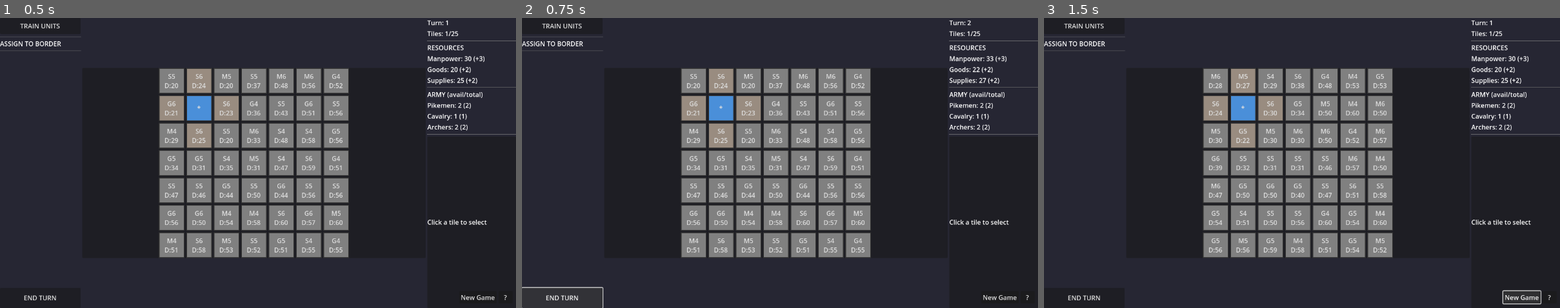
Above: before the commit, frames 1-3 (left to right).
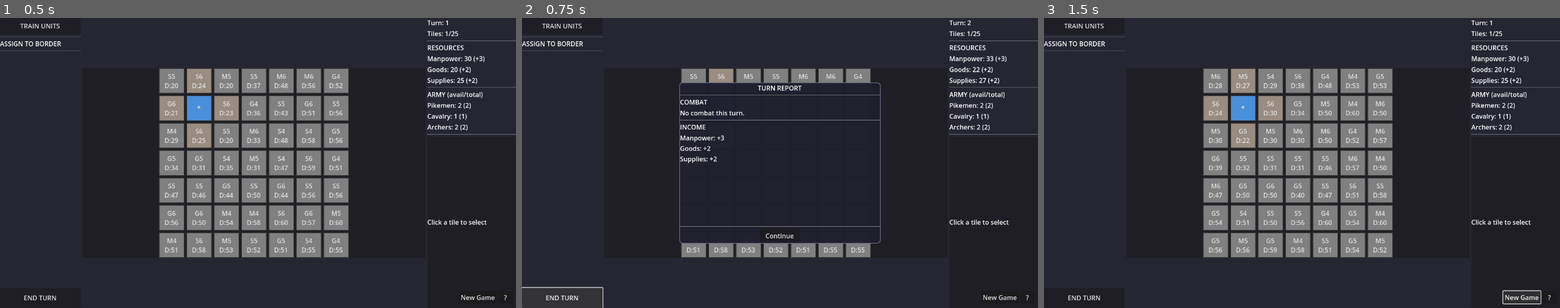
Above: after the commit, the same moments.

Repository: zoltan-szabo-boz/strategic-wars
Game: Godot game, scene res://scenes/main.tscn
Two runs of this game, one before a commit and one after it. Both use one fixed random seed, a clock stepped at 60 frames per second and the inputs below.
Inputs:
- Up to frame 1 (0.5 s): no input
- Up to frame 2 (0.75 s): click "END TURN" at 0.5 s
- Up to frame 3 (1.5 s): click "New Game" at 1.25 s

Frame 1 is identical in both runs. In frame 2, 17% of the frame differs, in the area x 30-70%, y 22-78%; in frame 3, nothing differs.

Commit message:
add: gitignore, add: turn result window

Diff:
--- a/scenes/main.tscn
+++ b/scenes/main.tscn
@@ -474,3 +474,67 @@
 custom_minimum_size = Vector2(100, 35)
 layout_mode = 2
 text = "Confirm"
+
+[node name="TurnReportPanel" type="PanelContainer" parent="."]
+visible = false
+layout_mode = 1
+anchors_preset = 8
+anchor_left = 0.5
+anchor_top = 0.5
+anchor_right = 0.5
+anchor_bottom = 0.5
+offset_left = -250.0
+offset_top = -200.0
+offset_right = 250.0
+offset_bottom = 200.0
+grow_horizontal = 2
+grow_vertical = 2
+theme_override_styles/panel = SubResource("StyleBoxFlat_training")
+
+[node name="VBox" type="VBoxContainer" parent="TurnReportPanel"]
+layout_mode = 2
+
+[node name="TitleLabel" type="Label" parent="TurnReportPanel/VBox"]
+layout_mode = 2
+text = "TURN REPORT"
+horizontal_alignment = 1
+
+[node name="Separator1" type="HSeparator" parent="TurnReportPanel/VBox"]
+layout_mode = 2
+
+[node name="ScrollContainer" type="ScrollContainer" parent="TurnReportPanel/VBox"]
+custom_minimum_size = Vector2(0, 300)
+layout_mode = 2
+size_flags_vertical = 3
+
+[node name="ReportContent" type="VBoxContainer" parent="TurnReportPanel/VBox/ScrollContainer"]
+layout_mode = 2
+size_flags_horizontal = 3
+
+[node name="CombatLabel" type="Label" parent="TurnReportPanel/VBox/ScrollContainer/ReportContent"]
+layout_mode = 2
+text = "COMBAT"
+
+[node name="CombatReport" type="Label" parent="TurnReportPanel/VBox/ScrollContainer/ReportContent"]
+layout_mode = 2
+text = "No combat this turn."
+
+[node name="Separator2" type="HSeparator" parent="TurnReportPanel/VBox/ScrollContainer/ReportContent"]
+layout_mode = 2
+
+[node name="IncomeLabel" type="Label" parent="TurnReportPanel/VBox/ScrollContainer/ReportContent"]
+layout_mode = 2
+text = "INCOME"
+
+[node name="IncomeReport" type="Label" parent="TurnReportPanel/VBox/ScrollContainer/ReportContent"]
+layout_mode = 2
+text = "Resources gained this turn."
+
+[node name="Separator3" type="HSeparator" parent="TurnReportPanel/VBox"]
+layout_mode = 2
+
+[node name="CloseReportBtn" type="Button" parent="TurnReportPanel/VBox"]
+custom_minimum_size = Vector2(100, 35)
+layout_mode = 2
+size_flags_horizontal = 4
+text = "Continue"
--- a/scripts/main.gd
+++ b/scripts/main.gd
@@ -45,6 +45,16 @@
 # Draft state for training
 var draft_units: Dictionary = {"pikemen": 0, "cavalry": 0, "archers": 0}
 
+# Turn report panel
+var turn_report_panel: PanelContainer
+var combat_report_label: Label
+var income_report_label: Label
+var close_report_btn: Button
+
+# Turn report data
+var turn_combat_results: Array = []  # Array of combat result dictionaries
+var turn_income: Dictionary = {"manpower": 0, "goods": 0, "supplies": 0}
+
 # Assignment panel
 var assign_panel: VBoxContainer
 var pike_slider: HSlider
@@ -132,6 +142,12 @@
 	archer_minus_btn = get_node_or_null("TrainingPanel/VBox/UnitsContainer/ArcherRow/ArcherControls/ArcherMinus")
 	cancel_training_btn = get_node_or_null("TrainingPanel/VBox/ButtonsHBox/CancelTrainingBtn")
 	confirm_training_btn = get_node_or_null("TrainingPanel/VBox/ButtonsHBox/ConfirmTrainingBtn")
+
+	# Turn report panel
+	turn_report_panel = get_node_or_null("TurnReportPanel")
+	combat_report_label = get_node_or_null("TurnReportPanel/VBox/ScrollContainer/ReportContent/CombatReport")
+	income_report_label = get_node_or_null("TurnReportPanel/VBox/ScrollContainer/ReportContent/IncomeReport")
+	close_report_btn = get_node_or_null("TurnReportPanel/VBox/CloseReportBtn")
 
 	assign_panel = get_node_or_null("GameContainer/LeftPanel/AssignPanel")
 	pike_slider = get_node_or_null("GameContainer/LeftPanel/AssignPanel/PikeRow/PikeSlider")
@@ -176,6 +192,9 @@
 	if confirm_training_btn:
 		confirm_training_btn.pressed.connect(_on_confirm_training)
 
+	if close_report_btn:
+		close_report_btn.pressed.connect(_on_close_report)
+
 	if pike_slider:
 		pike_slider.value_changed.connect(_on_pike_slider_changed)
 	if cav_slider:
@@ -209,8 +228,12 @@
 		help_panel.hide()
 	if training_panel:
 		training_panel.hide()
+	if turn_report_panel:
+		turn_report_panel.hide()
 	# Reset draft state
 	draft_units = {"pikemen": 0, "cavalry": 0, "archers": 0}
+	turn_combat_results = []
+	turn_income = {"manpower": 0, "goods": 0, "supplies": 0}
 
 # =============================================================================
 # MAP DISPLAY
@@ -603,10 +626,70 @@
 		help_panel.hide()
 
 # =============================================================================
+# TURN REPORT
+# =============================================================================
+
+func _show_turn_report() -> void:
+	# Format combat report
+	var combat_text := ""
+	if turn_combat_results.is_empty():
+		combat_text = "No combat this turn."
+	else:
+		for result in turn_combat_results:
+			var tile_pos: Vector2i = result["tile"]
+			var victory: bool = result["victory"]
+			var casualties: Dictionary = result["casualties"]
+
+			combat_text += "Tile (%d, %d): " % [tile_pos.x, tile_pos.y]
+			combat_text += "VICTORY!\n" if victory else "DEFEAT\n"
+			combat_text += "  Role: %s\n" % result["role"]
+			combat_text += "  Enemy Defense: %d\n" % result["defender_power"]
+
+			var total_casualties: int = casualties["pikemen"] + casualties["cavalry"] + casualties["archers"]
+			if total_casualties > 0:
+				combat_text += "  Casualties: "
+				var parts: Array = []
+				if casualties["pikemen"] > 0:
+					parts.append("%d Pike" % casualties["pikemen"])
+				if casualties["cavalry"] > 0:
+					parts.append("%d Cav" % casualties["cavalry"])
+				if casualties["archers"] > 0:
+					parts.append("%d Arch" % casualties["archers"])
+				combat_text += ", ".join(parts) + "\n"
+			else:
+				combat_text += "  Casualties: None\n"
+			combat_text += "\n"
+
+	# Format income report
+	var income_text := "Manpower: +%d\nGoods: +%d\nSupplies: +%d" % [
+		turn_income["manpower"],
+		turn_income["goods"],
+		turn_income["supplies"]
+	]
+
+	# Update labels
+	if combat_report_label:
+		combat_report_label.text = combat_text.strip_edges()
+	if income_report_label:
+		income_report_label.text = income_text
+
+	# Show panel
+	if turn_report_panel:
+		turn_report_panel.show()
+
+func _on_close_report() -> void:
+	if turn_report_panel:
+		turn_report_panel.hide()
+
+# =============================================================================
 # TURN PROCESSING
 # =============================================================================
 
 func _on_end_turn() -> void:
+	# Reset report data for this turn
+	turn_combat_results = []
+	turn_income = {"manpower": 0, "goods": 0, "supplies": 0}
+
 	_process_combat()   # Combat first - capture tiles
 	_process_income()   # Then collect income (including from newly captured)
 	_check_victory()
@@ -615,12 +698,18 @@
 		GameState.turn_number += 1
 		GameState.clear_all_assignments()
 		_refresh_all()
+		_show_turn_report()
 
 func _process_income() -> void:
 	# Capital income
 	GameState.add_resource("manpower", Config.CAPITAL_PROD_MANPOWER)
 	GameState.add_resource("goods", Config.CAPITAL_PROD_GOODS)
 	GameState.add_resource("supplies", Config.CAPITAL_PROD_SUPPLIES)
+
+	# Track capital income for report
+	turn_income["manpower"] += Config.CAPITAL_PROD_MANPOWER
+	turn_income["goods"] += Config.CAPITAL_PROD_GOODS
+	turn_income["supplies"] += Config.CAPITAL_PROD_SUPPLIES
 
 	# Income from owned tiles
 	for y in range(Config.GRID_SIZE):
@@ -629,6 +718,8 @@
 			if tile.owner == Config.TileOwner.PLAYER and tile.resource_type != Config.ResourceType.ALL:
 				var res_key := _resource_type_to_key(tile.resource_type)
 				GameState.add_resource(res_key, tile.production)
+				# Track tile income for report
+				turn_income[res_key] += tile.production
 
 func _resource_type_to_key(res_type: int) -> String:
 	match res_type:
@@ -701,6 +792,21 @@
 	if attacker_wins:
 		GameState.set_tile_owner(coord.x, coord.y, Config.TileOwner.PLAYER)
 
+	# Track combat result for report
+	var combat_result := {
+		"tile": coord,
+		"role": "Attacker",
+		"victory": attacker_wins,
+		"attackers": attackers.duplicate(),
+		"defender_power": int(defender_power),
+		"casualties": {
+			"pikemen": lost_pike,
+			"cavalry": lost_cav,
+			"archers": lost_archer,
+		}
+	}
+	turn_combat_results.append(combat_result)
+
 func _check_victory() -> void:
 	if GameState.check_victory():
 		GameState.game_over = true
Not shown, added: .gitignore
